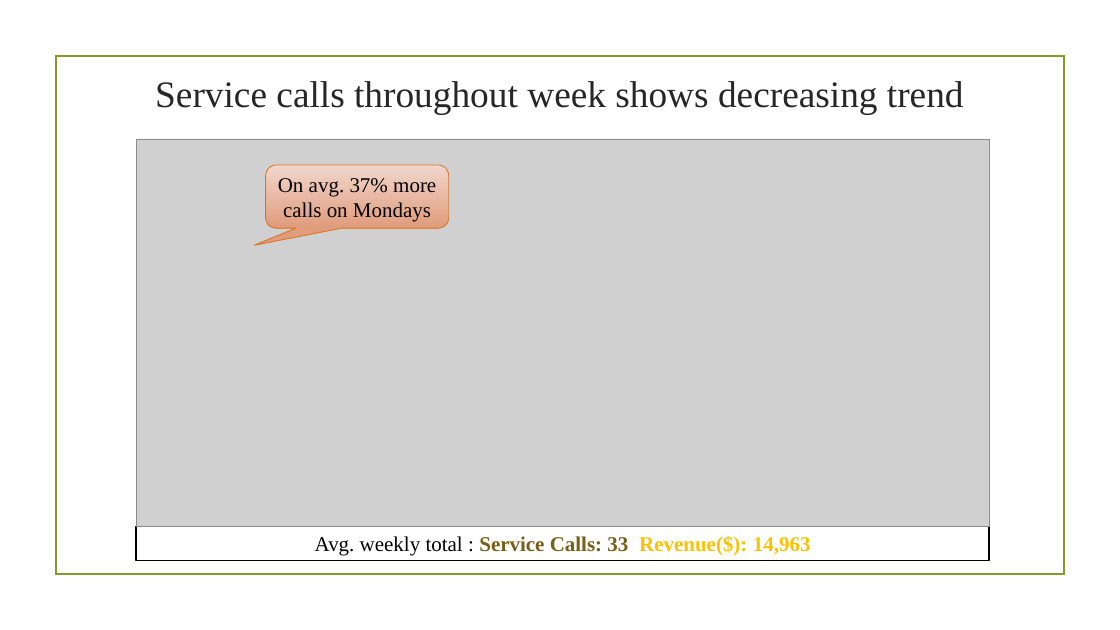
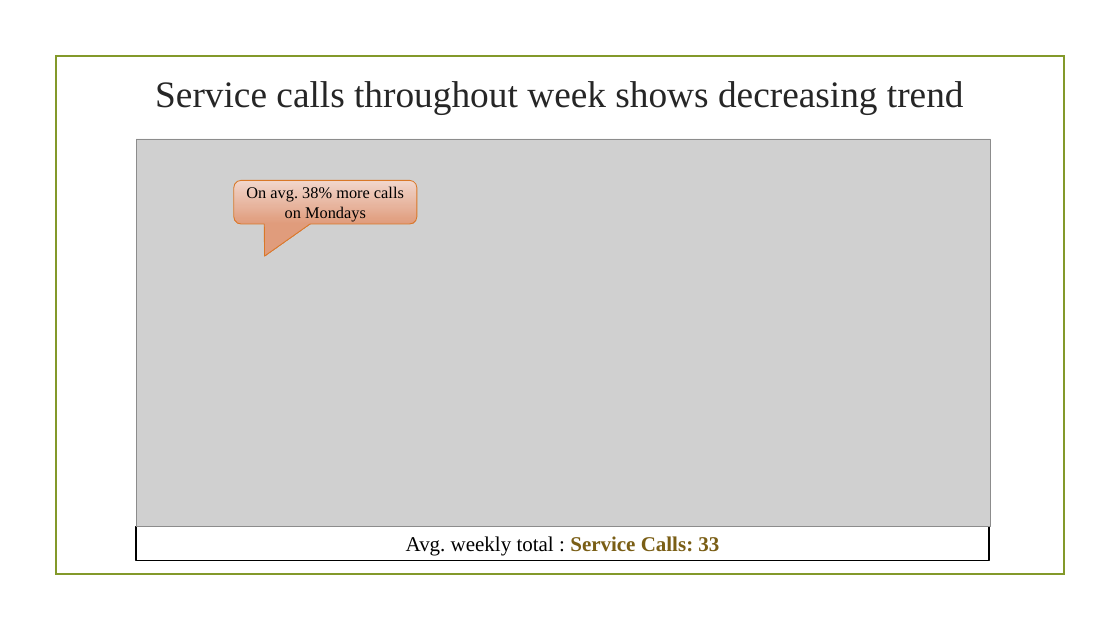
Before and after one commit to bhavsar-dushyant/Target-Marketing-and-Demand-forecasting-Live-data-, a slide deck: slide 10 of Plumbing Business Analysis.pptx. Drawn at 1120x630 pixels with LibreOffice and Linux fonts; fonts in the diff are those of the drawing; grey boxes stand for pictures; background and template pictures are left out. Boxes give left, top, right and bottom in pixels: in the first picture for what was removed or moved away, otherwise in the second. Text is boxed around its words. In the diff, an @@ line names an element or a change of style, - is before the commit and + after.

```diff
--- a/Plumbing Business Analysis.pptx
+++ b/Plumbing Business Analysis.pptx
@@ rounded speech box "On avg. 38% more calls ...": place and size @@
-rounded speech box "On avg. 38% more calls ..." at (266,166,449,229)
+rounded speech box "On avg. 38% more calls ..." at (234,181,417,224)
@@ rounded speech box "On avg. 38% more calls ..." at (234,181,417,224): proportions changed @@
@@ text in rounded speech box at (246,186,404,222): text changed; size 18 to 14 pt @@
-On avg. 37% more calls on Mondays
+On avg. 38% more calls on Mondays
@@ text in rectangle at (406,536,719,556): text changed; text colour #FFC000 to #000000; bold off @@
-Avg. weekly total : Service Calls: 33 Revenue($): 14,963
+Avg. weekly total : Service Calls: 33
```
